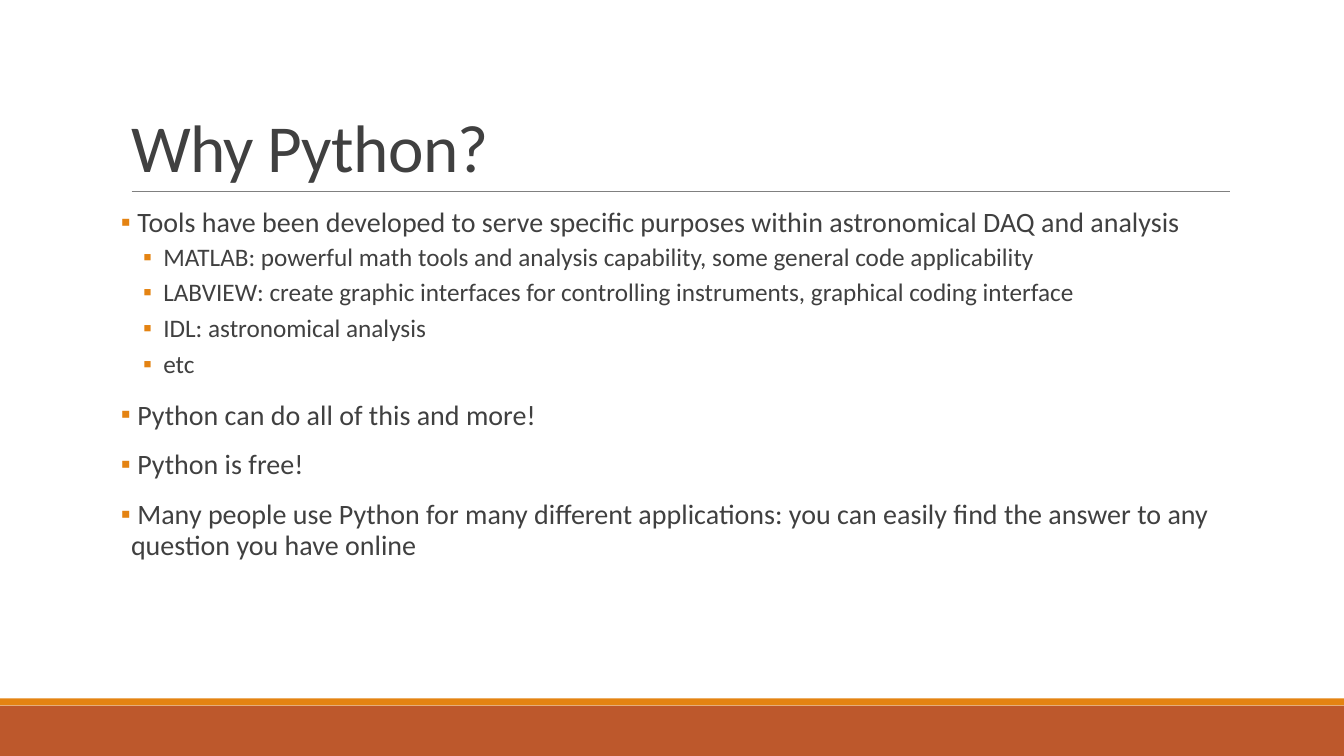
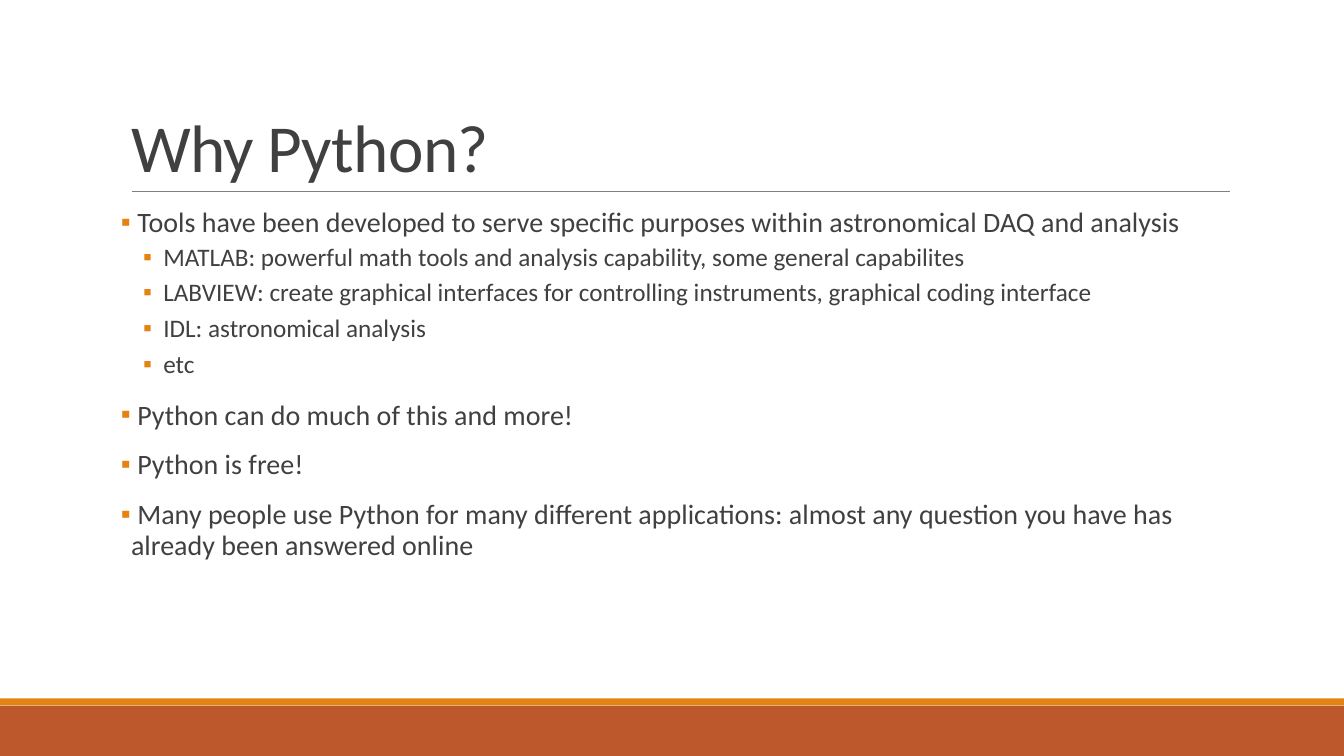
Before and after one commit to loganfoote/sagi, a slide deck: slide 2 of lessons/instrument_control/lesson1/lesson1.pptx. Drawn at 1344x756 pixels with LibreOffice and Linux fonts; fonts in the diff are those of the drawing. Boxes give left, top, right and bottom in pixels: in the first picture for what was removed or moved away, otherwise in the second. Text is boxed around its words. In the diff, an @@ line names an element or a change of style, - is before the commit and + after.

```diff
--- a/lessons/instrument_control/lesson1/lesson1.pptx
+++ b/lessons/instrument_control/lesson1/lesson1.pptx
@@ text at box(163, 248, 1091, 306): text changed @@
-  ▪ MATLAB: powerful math tools and analysis capability, some general code applicability
-  ▪ LABVIEW: create graphic interfaces for controlling instruments, graphical coding interface
+  ▪ MATLAB: powerful math tools and analysis capability, some general capabilites
+  ▪ LABVIEW: create graphical interfaces for controlling instruments, graphical coding interface
@@ text at box(137, 405, 573, 430): text changed @@
-▪ Python can do all of this and more!
+▪ Python can do much of this and more!
@@ text at box(131, 504, 1172, 560): text changed @@
-▪ Many people use Python for many different applications: you can easily find the answer to any question you have online
+▪ Many people use Python for many different applications: almost any question you have has already been answered online
```
Also in this commit, not shown: 1 other slide changed, 1 slide added, 1 slide removed.
